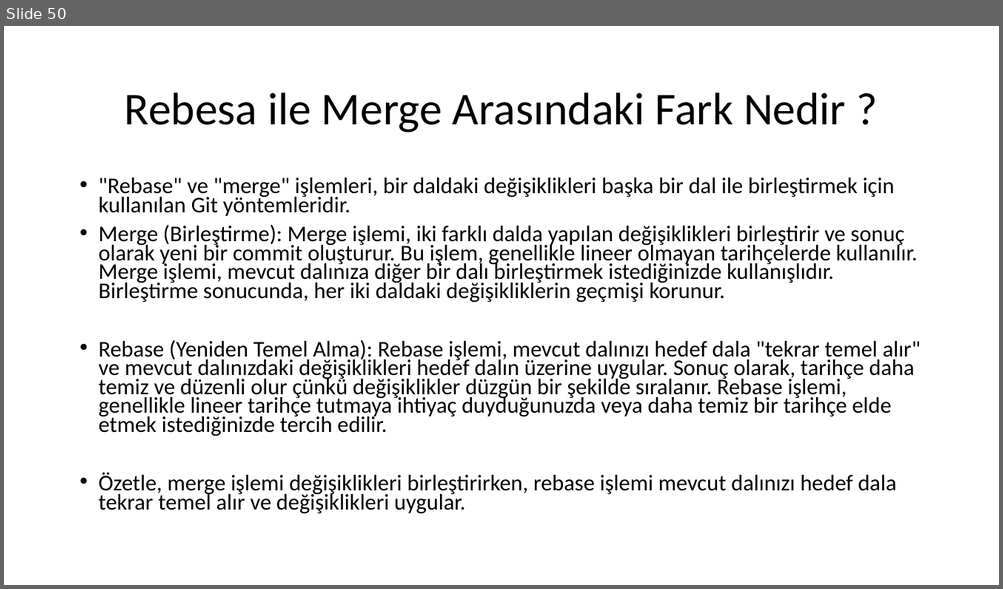
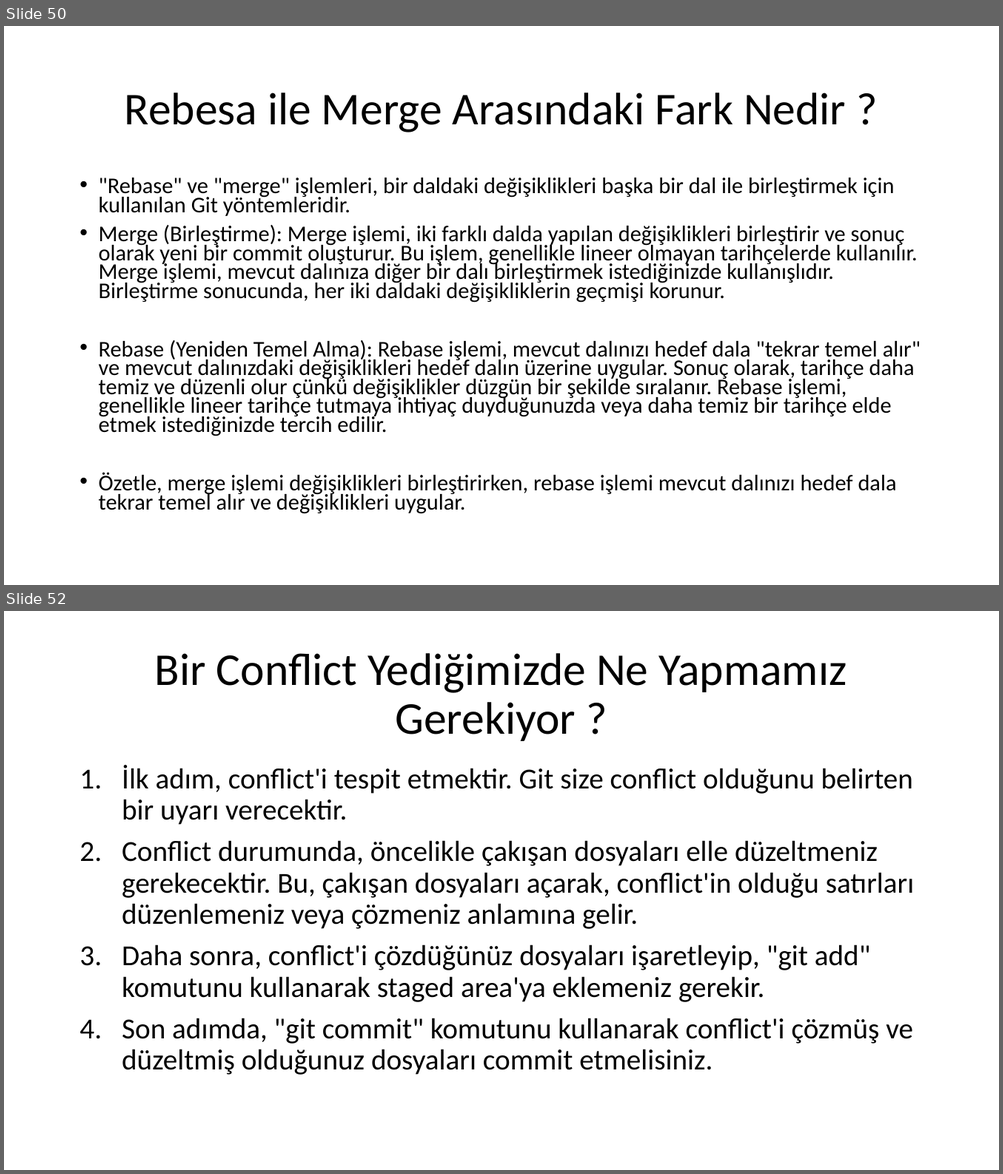
Before and after one commit to tugayayar/devops_project, a slide deck: DevOps Proje Sunusu.pptx. Shown one above the other, each under a label of ours: slide 50 before the commit, slides 50 and 52 after it; the slides between them are not shown. The pictures are 1003x589 and 1003x1174 pixels, drawn with LibreOffice and Linux fonts; fonts in the diff are those of the drawing. Boxes give left, top, right and bottom in pixels: in the first picture for what was removed or moved away, otherwise in the second. Text is boxed around its words. In the diff, an @@ line names an element or a change of style, - is before the commit and + after.

Commit message:
Conflict ve Conflict Sonrası Yapılacaklar Sunuya Eklendi

```diff
--- a/DevOps Proje Sunusu.pptx
+++ b/DevOps Proje Sunusu.pptx
@@ slide 52 added at bbox=[4, 611, 999, 1170], background #FFFFFF @@
@@ title added at bbox=[155, 653, 846, 741], 44 pt, text #000000 @@
+Bir Conflict Yediğimizde Ne Yapmamız Gerekiyor ?
@@ text added at bbox=[122, 765, 914, 1075], 28 pt, text #000000 @@
+1. İlk adım, conflict'i tespit etmektir. Git size conflict olduğunu belirten bir uyarı verecektir.
+2. Conflict durumunda, öncelikle çakışan dosyaları elle düzeltmeniz gerekecektir. Bu, çakışan dosyaları açarak, conflict'in olduğu satırları düzenlemeniz veya çözmeniz anlamına gelir.
+3. Daha sonra, conflict'i çözdüğünüz dosyaları işaretleyip, "git add" komutunu kullanarak staged area'ya eklemeniz gerekir.
+4. Son adımda, "git commit" komutunu kullanarak conflict'i çözmüş ve düzeltmiş olduğunuz dosyaları commit etmelisiniz.
```
Also in this commit, not shown: 1 other slide added.
